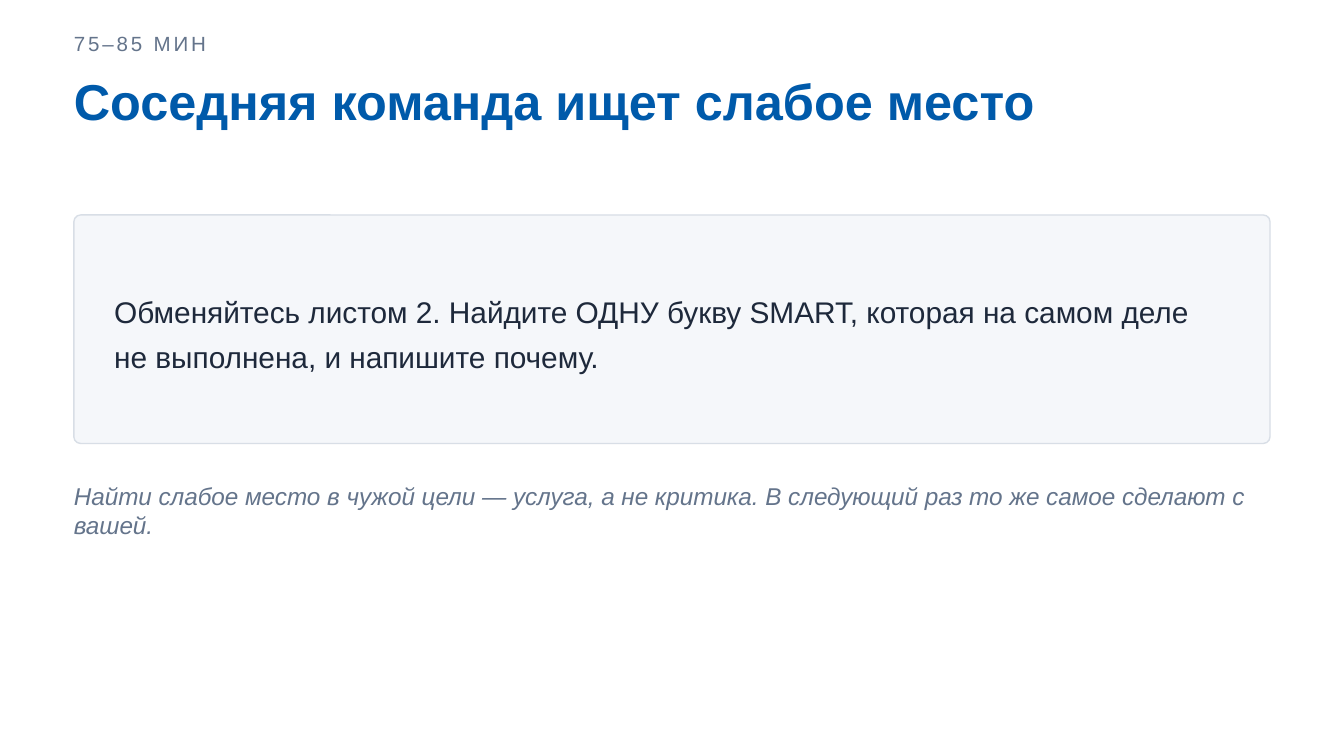
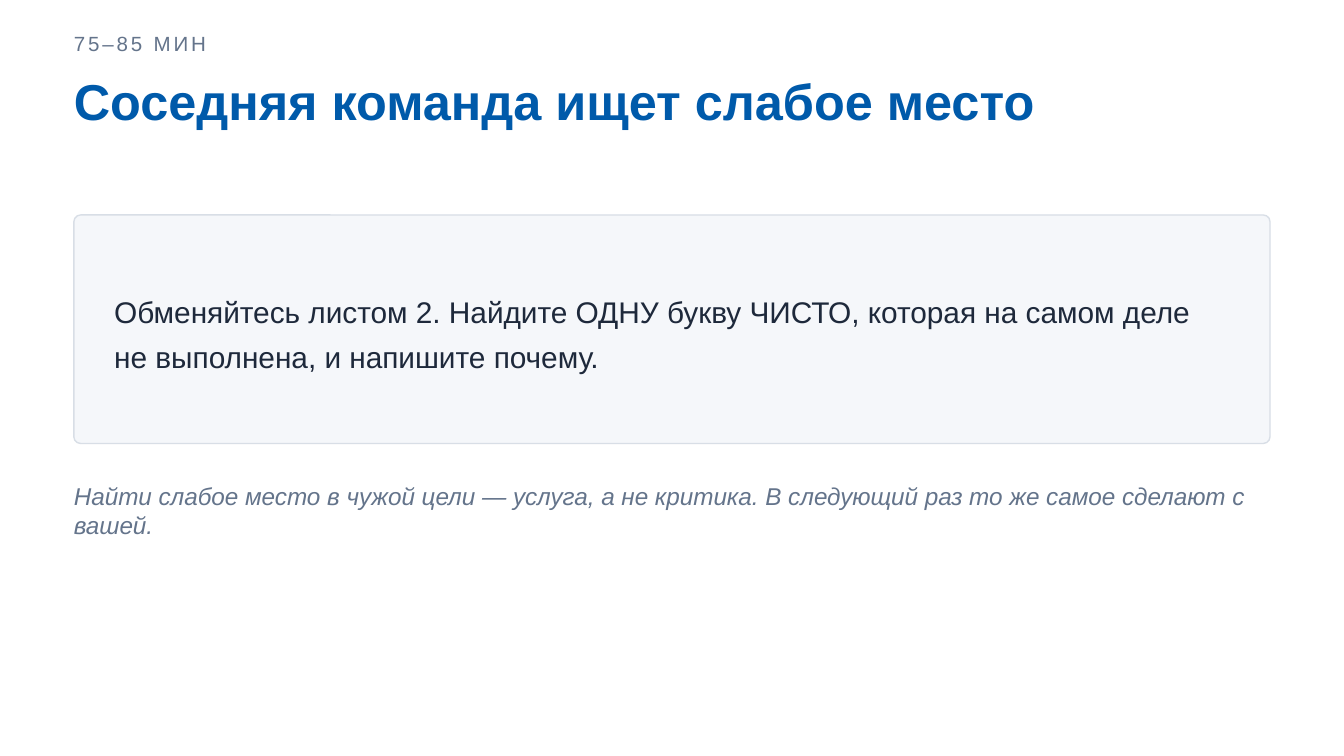
Before and after one commit to DimaMuhannad/OPD, a slide deck: slide 11 of zanyatiya/Zanyatie_02_Praktika1_Slaydy.pptx (slide 10 before the commit). Drawn at 1344x756 pixels with LibreOffice and Linux fonts; fonts in the diff are those of the drawing. Boxes give left, top, right and bottom in pixels: in the first picture for what was removed or moved away, otherwise in the second. Text is boxed around its words. In the diff, an @@ line names an element or a change of style, - is before the commit and + after.

```diff
--- a/zanyatiya/Zanyatie_02_Praktika1_Slaydy.pptx
+++ b/zanyatiya/Zanyatie_02_Praktika1_Slaydy.pptx
@@ text at bbox=[114, 301, 1190, 373]: text changed @@
-Обменяйтесь листом 2. Найдите ОДНУ букву SMART, которая на самом деле не выполнена, и напишите почему.
+Обменяйтесь листом 2. Найдите ОДНУ букву ЧИСТО, которая на самом деле не выполнена, и напишите почему.
```
Also in this commit, not shown: 1 other slide changed, 3 slides added, 2 slides removed, 3 other files.
